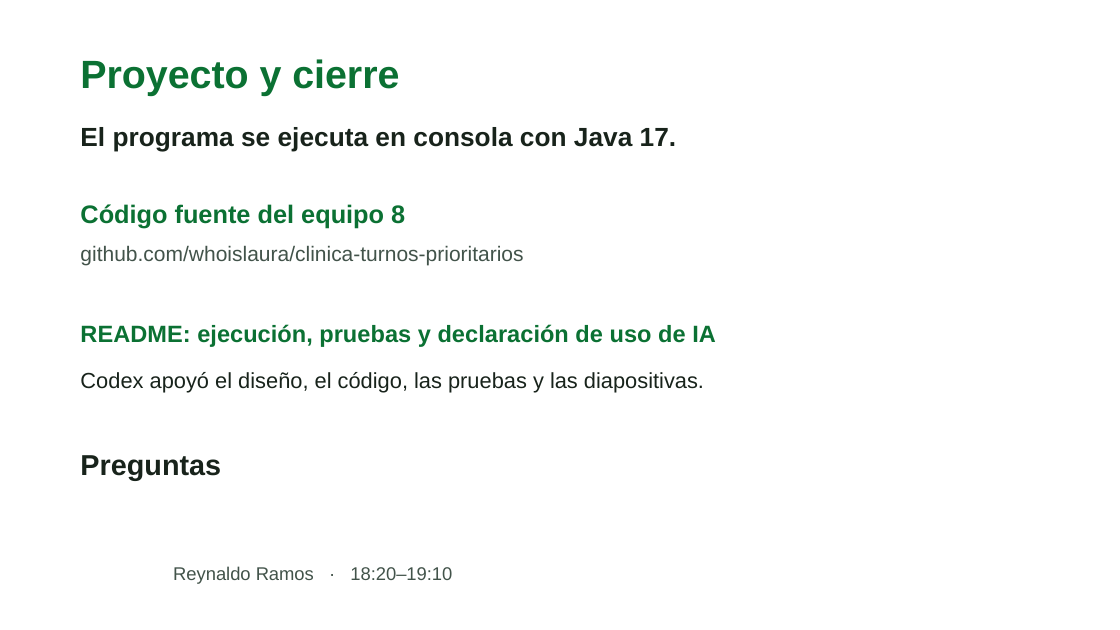
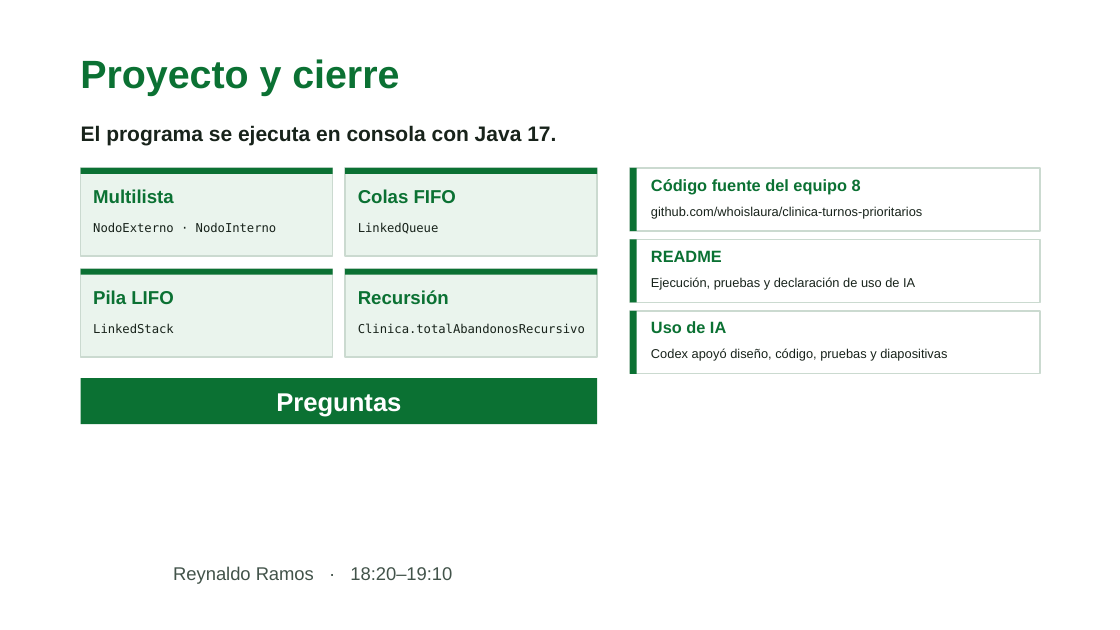
Before and after one commit to whoislaura/clinica-turnos-prioritarios, a slide deck: slide 9 of presentacion/Equipo-8-Clinica-de-turnos.pptx. Drawn at 1120x630 pixels with LibreOffice and Linux fonts; fonts in the diff are those of the drawing; background and template pictures are left out. Boxes give left, top, right and bottom in pixels: in the first picture for what was removed or moved away, otherwise in the second. Text is boxed around its words. In the diff, an @@ line names an element or a change of style, - is before the commit and + after.

Commit message:
Actualiza la presentación del equipo 8 y el archivo gitignore

```diff
--- a/presentacion/Equipo-8-Clinica-de-turnos.pptx
+++ b/presentacion/Equipo-8-Clinica-de-turnos.pptx
@@ text "El programa se ejecuta en ..." at [81,125,556,146]: size 22.5 to 18 pt @@
@@ rectangle added at [81,168,333,256], fill #EAF4ED, outline #CBDAD0 1.25 pt @@
@@ rectangle added at [81,168,333,174], fill #0B7133 @@
@@ rectangle added at [345,168,597,256], fill #EAF4ED, outline #CBDAD0 1.25 pt @@
@@ rectangle added at [345,168,597,174], fill #0B7133 @@
@@ rectangle added at [630,168,1040,231], outline #CBDAD0 1.25 pt @@
@@ rectangle added at [630,168,637,231], fill #0B7133 @@
@@ text "Código fuente del equipo 8": place and size @@
-text "Código fuente del equipo 8" at [80,204,405,229]
+text "Código fuente del equipo 8" at [651,179,861,194]
@@ text "Código fuente del equipo 8" at [651,179,861,194]: size 21.8 to 14 pt @@
@@ text added at [93,189,174,203], 16 pt, text #0B7133, bold @@
+Multilista
@@ text added at [358,189,456,203], 16 pt, text #0B7133, bold @@
+Colas FIFO
@@ text "github.com/whoislaura/clinica-turnos-prioritarios": place and size @@
-text "github.com/whoislaura/clinica-turnos-prioritarios" at [80,245,523,266]
+text "github.com/whoislaura/clinica-turnos-prioritarios" at [651,206,922,218]
@@ text "github.com/whoislaura/clinica-turnos-prioritarios" at [651,206,922,218]: size 18 to 11 pt, text colour #42534A to #18231B @@
@@ text added at [93,222,277,232], 10.5 pt, text #18231B @@
+NodoExterno · NodoInterno
@@ text added at [358,222,439,234], 10.5 pt, text #18231B @@
+LinkedQueue
@@ rectangle added at [630,239,1040,302], outline #CBDAD0 1.25 pt @@
@@ rectangle added at [630,239,637,302], fill #0B7133 @@
@@ rectangle added at [81,269,333,357], fill #EAF4ED, outline #CBDAD0 1.25 pt @@
@@ rectangle added at [81,269,333,275], fill #0B7133 @@
@@ rectangle added at [345,269,597,357], fill #EAF4ED, outline #CBDAD0 1.25 pt @@
@@ rectangle added at [345,269,597,275], fill #0B7133 @@
@@ text added at [651,250,722,262], 14 pt, text #0B7133, bold @@
+README
@@ text added at [93,290,173,304], 16 pt, text #0B7133, bold @@
+Pila LIFO
@@ text added at [358,290,449,304], 16 pt, text #0B7133, bold @@
+Recursión
@@ text at [651,277,915,290]: text changed; size 20.2 to 11 pt; text colour #0B7133 to #18231B; bold off @@
-README: ejecución, pruebas y declaración de uso de IA
+Ejecución, pruebas y declaración de uso de IA
@@ text added at [93,323,174,333], 10.5 pt, text #18231B @@
+LinkedStack
@@ text added at [358,323,585,333], 10.5 pt, text #18231B @@
+Clinica.totalAbandonosRecursivo
@@ rectangle added at [630,311,1040,374], outline #CBDAD0 1.25 pt @@
@@ rectangle added at [630,311,637,374], fill #0B7133 @@
@@ text added at [651,321,726,333], 14 pt, text #0B7133, bold @@
+Uso de IA
@@ text at [651,348,947,361]: text changed; size 18.8 to 11 pt @@
-Codex apoyó el diseño, el código, las pruebas y las diapositivas.
+Codex apoyó diseño, código, pruebas y diapositivas
@@ rectangle "Preguntas": place and size @@
-rectangle "Preguntas" at [80,455,221,481]
+rectangle "Preguntas" at [81,378,597,424]
@@ rectangle "Preguntas" at [81,378,597,424]: size 24.8 to 22 pt, text colour #18231B to #FFFFFF; alignment left to centre; vertical alignment top to middle; fill none to #0B7133 @@
```
Also in this commit, not shown: 7 other slides changed, 2 other files.
